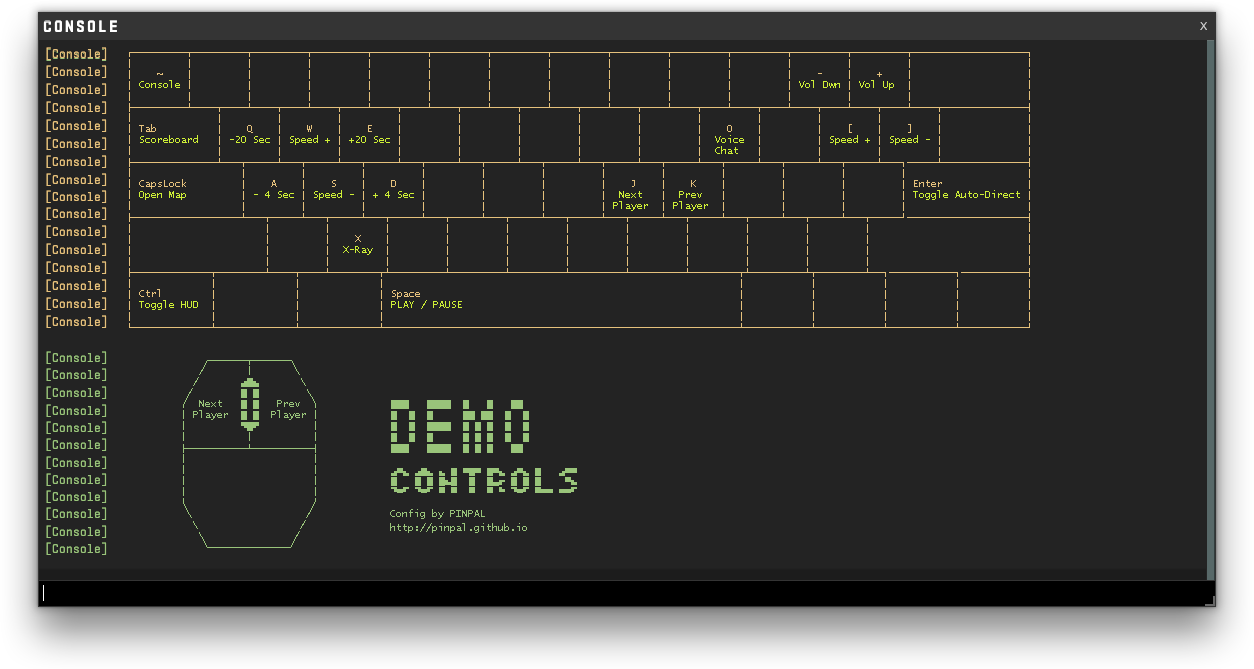
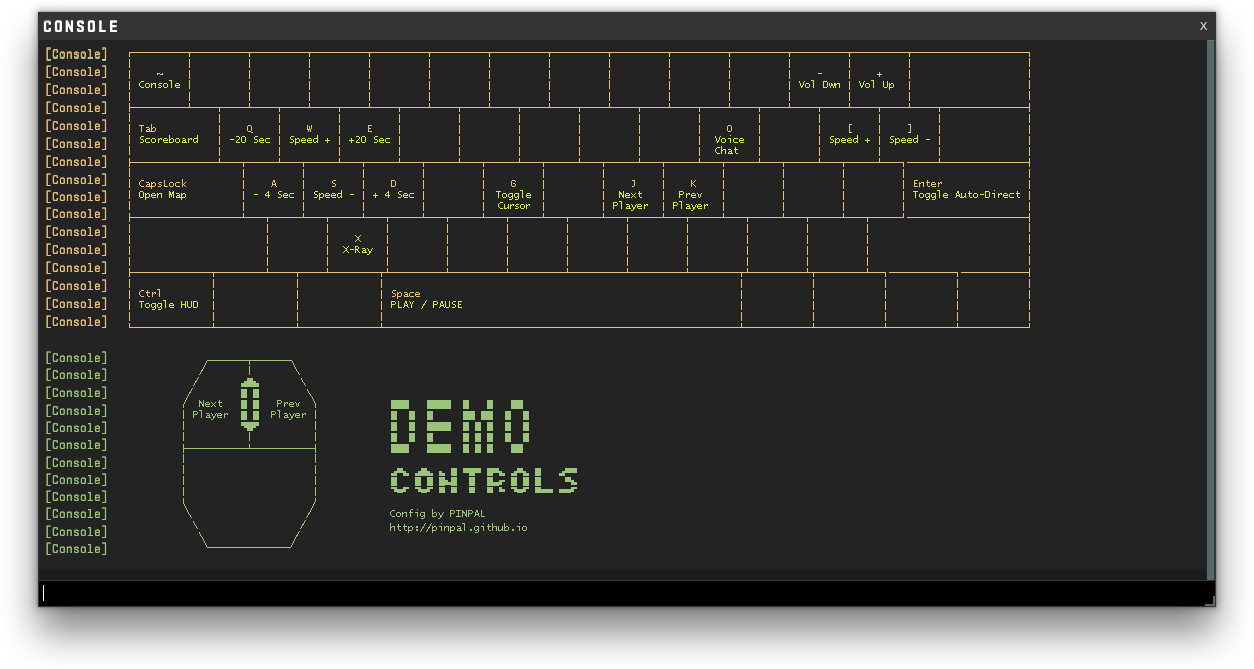
Comparing the layer stacks of the two 1254 × 669 images. Changes:
painted on "Console Overlay" over (x1=496, y1=190, x2=531, y2=209)
painted on "Console Text" over (x1=511, y1=180, x2=516, y2=187)
